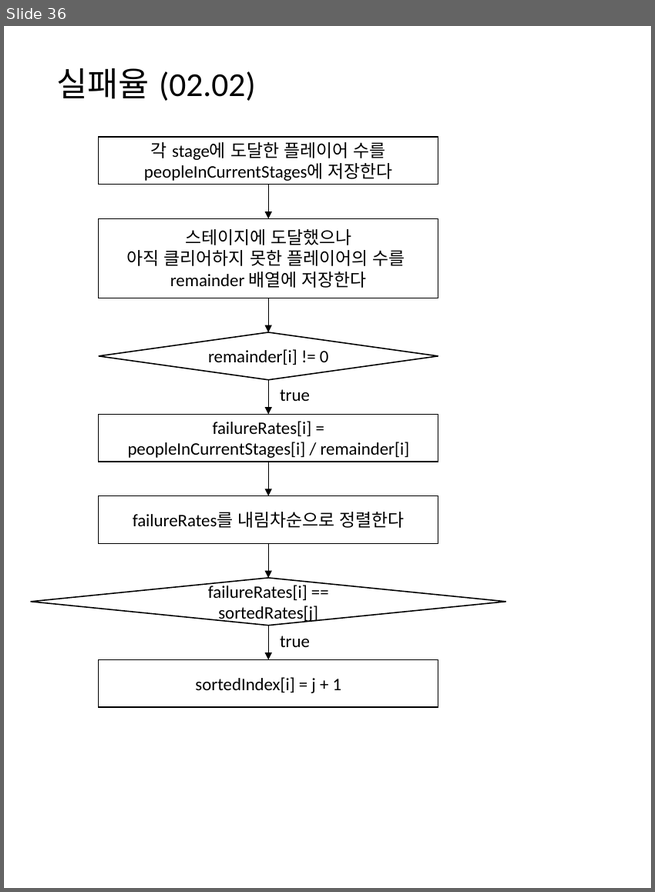
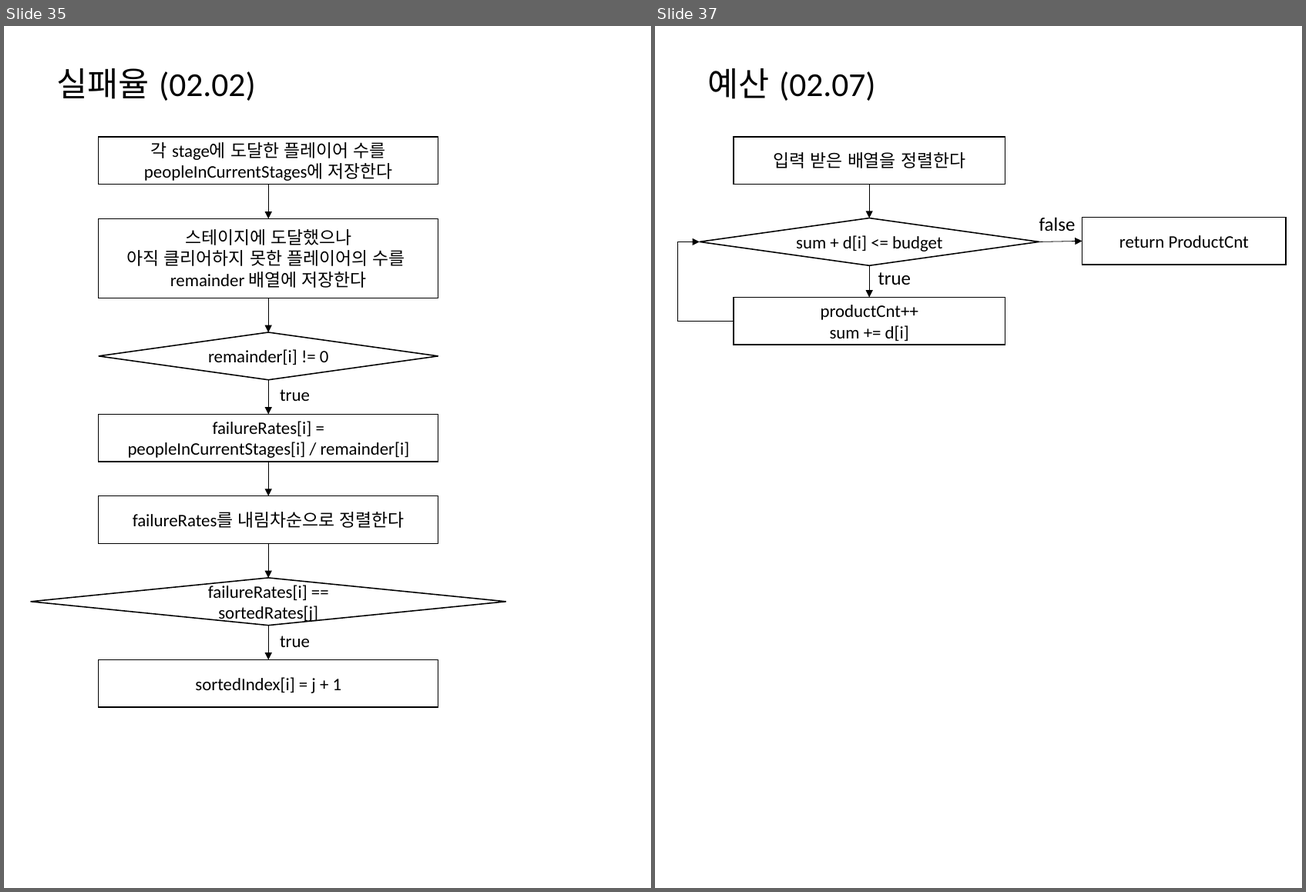
Before and after one commit to mornings9047/Algorithms_Programmers, a slide deck: 알고리즘_프로그래머스_Level01_순서도.pptx. Shown side by side, each under a label of ours: slide 36 before the commit, slides 35 and 37 after it; the slides between them are not shown. The pictures are 655x892 and 1306x892 pixels, drawn with LibreOffice and Linux fonts; fonts in the diff are those of the drawing. Boxes give left, top, right and bottom in pixels: in the first picture for what was removed or moved away, otherwise in the second. Text is boxed around its words. In the diff, an @@ line names an element or a change of style, - is before the commit and + after.

Commit message:
예산

```diff
--- a/알고리즘_프로그래머스_Level01_순서도.pptx
+++ b/알고리즘_프로그래머스_Level01_순서도.pptx
@@ slide 37 added at (x1=655, y1=26, x2=1302, y2=888), background #FFFFFF @@
@@ title added at (x1=708, y1=68, x2=876, y2=101), 28 pt, text #000000 @@
+예산 (02.07)
@@ group added at (x1=678, y1=137, x2=1286, y2=345): 3 rectangles, 3 arrows, 2 texts, 1 elbow arrow, 1 diamond @@
+입력 받은 배열을 정렬한다
+true
+return ProductCnt
+false
+productCnt++
+sum += d[i]
+sum + d[i] <= budget
@@ what was slide 36 is now slide 35 @@
```
Also in this commit, not shown: 1 slide changed, 1 slide removed, 2 other files.
